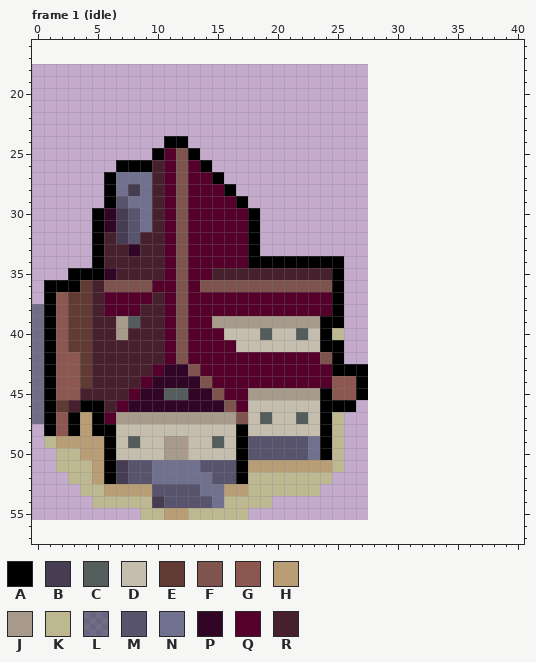
One commit to this pixel-art file: assets_src/image/structures/tavern.ase. The picture above is the old version.
28x38 pixels, 1 frame. Shown: frame 1 (idle): x 0..40, y 16..57. The old version is drawn lined up with the new one, on the new canvas. The commit also changed other frames, which this record leaves out.
Palette (. is transparent): A #000000  B #473d52  C #555c5c  D #c5beaf  E #623a34  F #7f534e  G #8c574f  H #b89d75  J #a89b8c  K #beb890  L #1a304080  M #59546e  N #71718f  P #310526  Q #54002a  R #47202e
Pixels before, frame 1 (idle), first column x 0:
24 ...........AA...............
25 ..........AQFA..............
26 .......AAARQFQA.............
27 ......ANNNRQFQQA............
28 ......ANBNRQFQQQA...........
29 ......AMNNRQFQQQQA..........
30 .....APBMNRQFQQQQQA.........
31 .....APBMNRQFQQQQQA.........
32 .....ARBMRRQFQQQQQA.........
33 .....ARRPRRQFQQQQQA.........
34 .....ARRRRRQFQQQQQAAAAAAAA..
35 ...AAAPRRRRQFQQRRRRRRRRRRA..
36 .AAAERFFFFQQFQFFFFFFFFFFFA..
37 .AGEERQQQQRQFQQQQQQQQQQQQA..
38 LAGEERQQQRRQFQQQQQQQQQQQQA..
39 LAGEERRJCRRQFQQJJJJJJJJJAA..
40 LAGEERRJRRRQFQQQDDDCDDCDAK..
41 LAGEERRRRRRQFQQQQDDDDDDDAA..
42 LAGGERRRRRRQFQQQQQQQQQQQFA..
43 LAGGERRRRRQPPFQQQQQQQQQQQAAA
44 LAGGERRRRQPPPPFQQQQQQQQQQGGA
45 LAGGRRRRQPPCCPPFQQJJJJJJAGGA
46 LAERAARQPPPPPPPPFQDDDDDDAAA.
47 LAGAHAQJJJJJJJJJJFDCDDCDAK..
48 .AGAHAADDDDDDDDDDADDDDDDAK..
49 .KHHHHADCDDJJDDCDAMMMMMNAK..
50 ..KKHHADDDDJJDDDDAMMMMMNAK..
51 ..KKKHABMMNNNNMMMAHHHHHHHK..
52 ...KKHABMMNNNNNMMAKKKKKKK...
53 ....KKHHHHMMMMNNHHKKKKKK....
54 .....KKKKKBMMMMNKKKK........
55 .........KKHHKKKKK..........
Once edited:
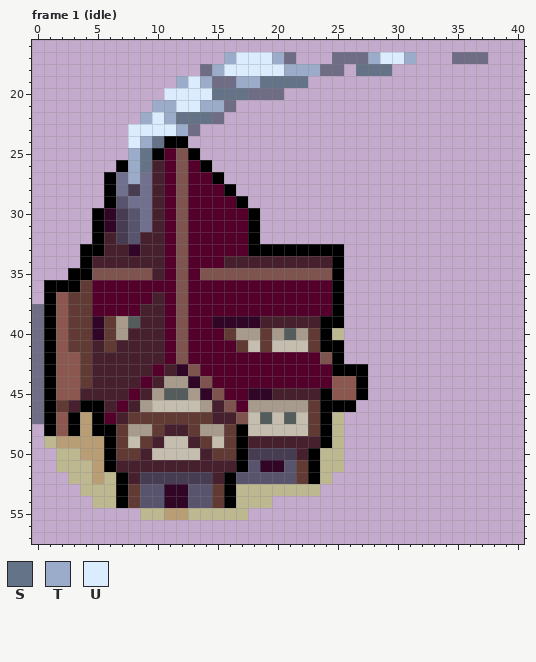
Colours new in this view: S #647387  T #9aacc9  U #dbecff
The edit:
canvas 28x38 -> 45x58, the old top-left corner now at 0,18
Changed rows in their new state; - is an unchanged pixel.
Frame 1 (idle):
first column x 8:
17 --------TUUUTL---LLLTUUT---LLL
18 ------LTUUUUUTTTLL-SSS--------
19 ----TUTLLTTSSSS---------------
20 ---UUUUSSSLLL-----------------
21 --TTUUTTL---------------------
22 -TUTSSSL----------------------
23 UUUUTL------------------------
24 UTS---------------------------
25 TS----------------------------
26 TS----------------------------
27 T-----------------------------
first column x 4:
33 A--------------AAAAAAA
34 AR----------RRRRRRRRR-
35 -FFFFF----FFFFFFFFFFF-
36 -QQQQQ----QQQQQQQQQQQ-
37 -Q--------------------
38 -Q--------------------
39 -PE--------PPPPRRRRR--
40 -PE---------EJJEJCJE--
41 --E----------E-E---E--
43 -------R--------------
44 ------RJJ-------------
45 -----RJ--J----PPRRRR--
46 ----RJDDDDJR--JJJJJE--
47 ---REEEEEEERR----CDE--
48 ---EJJERREJJE------E--
49 ---EDERDDREDE-RRRRRR--
50 ---EER-DD-REE-BBBBRAK-
51 ---RRRRRRRRRR-MPPMEAK-
52 --KARBBBBBBRAMMMMMEA--
53 --KAEM-PP-MEAK--------
54 ---AEMMPP--EA---------
Where, in picture pixels (left, top, right, bottom), the same in both pictures:
changed: (128, 52, 488, 184)
changed: (80, 244, 344, 508)
